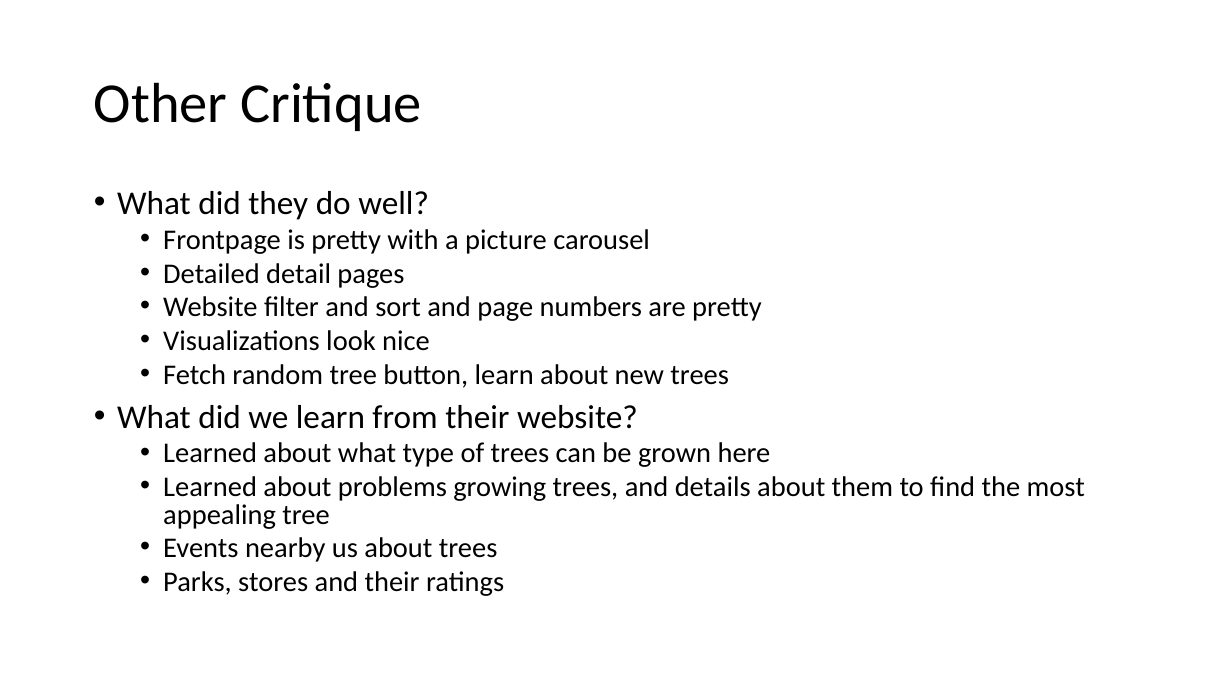
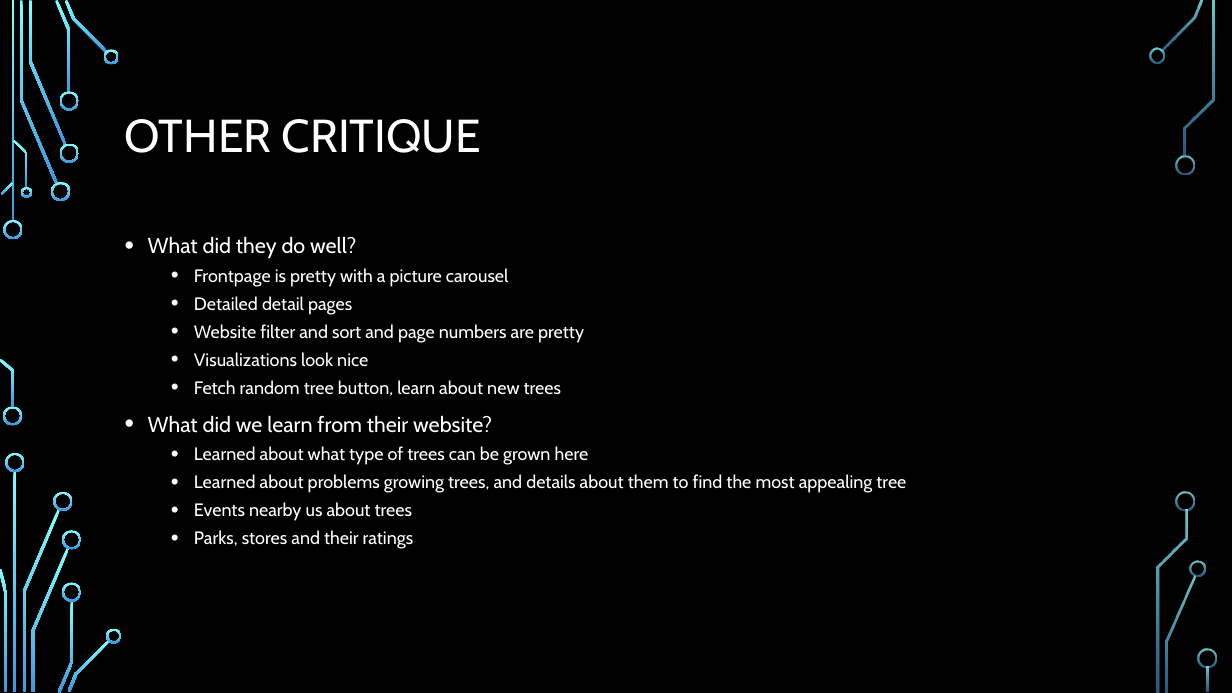
Before and after one commit to pdiemi/mibrary, a slide deck: slide 11 of Mibrary.pptx (slide 6 before the commit). Drawn at 1232x693 pixels with LibreOffice and Linux fonts; fonts in the diff are those of the drawing; background and template pictures are left out. Boxes give left, top, right and bottom in pixels: in the first picture for what was removed or moved away, otherwise in the second. Text is boxed around its words. In the diff, an @@ line names an element or a change of style, - is before the commit and + after.

```diff
--- a/Mibrary.pptx
+++ b/Mibrary.pptx
@@ background #FFFFFF to picture (left out) @@
@@ title at [125, 119, 481, 153]: text changed; size 44 to 36 pt; font Calibri to Cabin; text colour #000000 to #FFFFFF @@
-Other Critique
+OTHER CRITIQUE
@@ text "What did they do well?": place and size @@
-text "What did they do well?" at [117, 191, 1085, 596]
+text "What did they do well?" at [148, 236, 906, 549]
@@ text "What did they do well?" at [148, 236, 906, 549]: size 25.9 to 16.8 pt in "What did they do well?", "What did we learn from their website?"; font Calibri to Cabin, text colour #000000 to #FFFFFF; size 22.2 to 14 pt in "Frontpage is pretty with a picture carousel", "Detailed detail pages", "Website filter and sort and page numbers ...", "Visualizations look nice" and 5 more places; line spacing 0.8 to 1 @@
@@ group added at [0, 0, 1217, 693]: 33 freeform shapes, 3 rectangles @@
```
Also in this commit, not shown: 6 other slides changed, 5 slides added.
